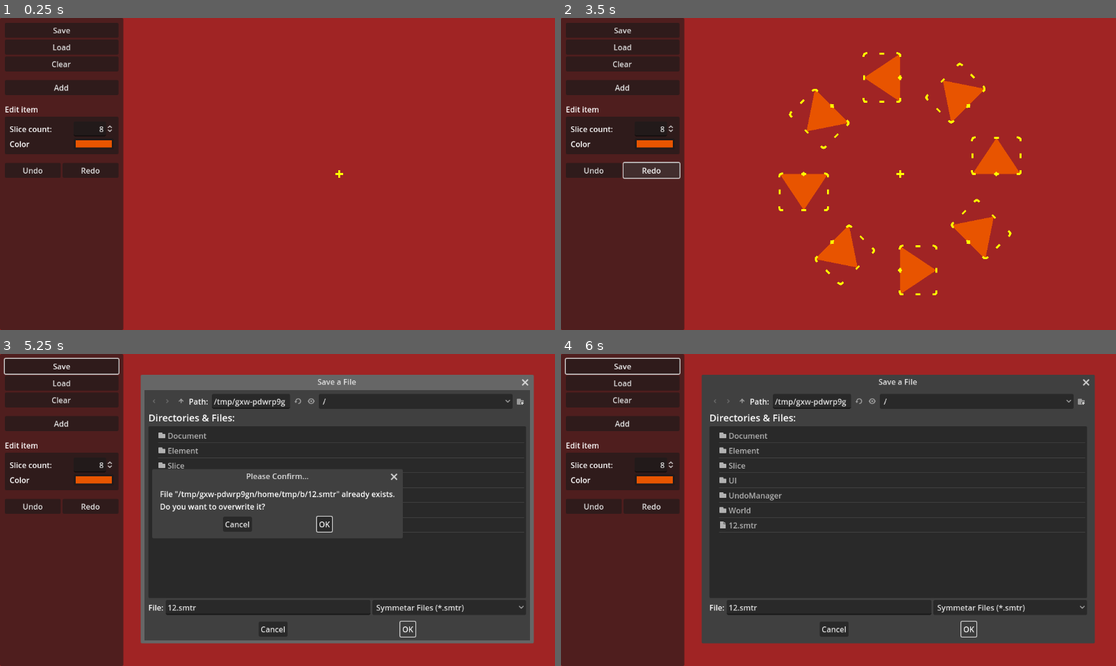
Above: before the commit, frames 1-4 (two rows, left to right).
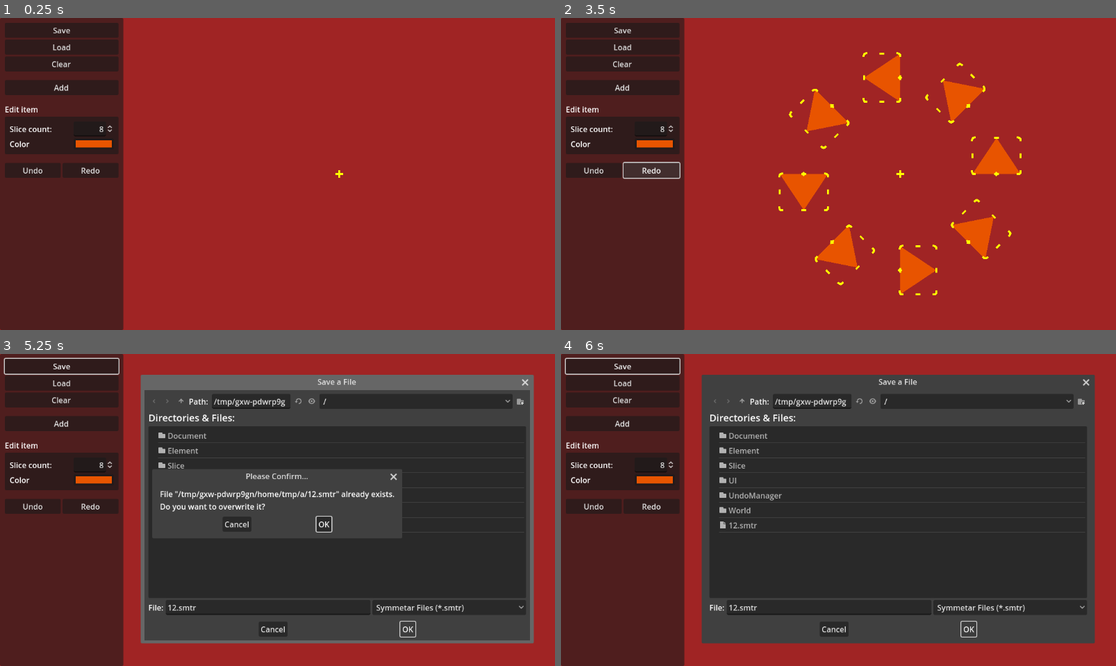
Above: after the commit, the same moments.

Repository: zoeesilcock/symmetar
Game: Godot game, scene res://Main.tscn
Two runs of this game, one before a commit and one after it. Both use one fixed random seed, a clock stepped at 60 frames per second and the inputs below.
Inputs (mouse positions are in pixels of both pictures, inside the frame that each line leads up to):
- Up to frame 1 (0.25 s): no input
- Up to frame 2 (3.5 s): click "Clear" at 0.5 s; click "Add" at 1.25 s; click "Undo" at 2 s; click "Redo" at 2.75 s
- Up to frame 3 (5.25 s): click "Save" at 3.5 s; click (266, 606) at 4.27 s; type "12" at 4.35 s; click "OK" at 5 s
- Up to frame 4 (6 s): click "OK" at 5.75 s

Frames 1-2 are identical in both runs. In frame 3, 0.4% of the frame differs, in the area x 40-72%, y 14-58%; in frame 4, less than 0.1%.

Commit message:
Allow scaling both axes at the same time by holding shift

Diff:
--- a/Slice/Slice.gd
+++ b/Slice/Slice.gd
@@ -55,6 +55,9 @@
 var initial_posisition : Vector2
 var initial_size : Vector2
 
+var last_scaling_world_position : Vector2
+var uniform_scaling : bool
+
 var view_to_world : Transform2D
 var original_color : Color
 var highlighted_color : Color
@@ -105,26 +108,50 @@
 
 func _unhandled_input(event : InputEvent) -> void:
 	if event is InputEventMouse:
-		var world_position : Vector2 = view_to_world * event.position
-		var cursor_in_slice : bool = _is_point_in_slice(world_position - position)
-		var any_slice_busy : bool = ui_state.any_slice_is_dragging || ui_state.any_slice_is_rotating
-
-		if event is InputEventMouseButton and event.button_index == MOUSE_BUTTON_LEFT:
-			# Dragging
-			if event.pressed and not any_slice_busy and cursor_in_slice:
-				viewport.set_input_as_handled()
-				_start_dragging(world_position)
-			elif not event.pressed and is_dragging:
-				viewport.set_input_as_handled()
-				_end_dragging()
-
-		if is_selected and event is InputEventMouseMotion:
-			if is_dragging:
-				viewport.set_input_as_handled()
-				_update_dragging(event)
-
-				if not slice_widgets.visible:
-					_show_selection()
+		_handle_mouse_input(event)
+
+	if event is InputEventKey and event.keycode == KEY_SHIFT:
+		_handle_shift_key(event)
+
+func _handle_mouse_input(event : InputEventMouse) -> void:
+	var world_position : Vector2 = view_to_world * event.position
+	var cursor_in_slice : bool = _is_point_in_slice(world_position - position)
+
+	if event is InputEventMouseButton and event.button_index == MOUSE_BUTTON_LEFT:
+		_handle_mouse_button(event, cursor_in_slice, world_position)
+
+	if event is InputEventMouseMotion:
+		_handle_mouse_motion(event, cursor_in_slice)
+
+func _handle_mouse_button(event : InputEventMouseButton, cursor_in_slice : bool, world_position : Vector2) -> void:
+	var any_slice_busy : bool = ui_state.any_slice_is_dragging || ui_state.any_slice_is_rotating
+
+	if event.pressed and not any_slice_busy and cursor_in_slice:
+		viewport.set_input_as_handled()
+		_start_dragging(world_position)
+	elif not event.pressed and is_dragging:
+		viewport.set_input_as_handled()
+		_end_dragging()
+
+func _handle_mouse_motion(event : InputEventMouseMotion, _cursor_in_slice : bool) -> void:
+	if is_selected and is_dragging:
+		viewport.set_input_as_handled()
+		_update_dragging(event)
+
+		if not slice_widgets.visible:
+			_show_selection()
+
+func _handle_shift_key(event : InputEventKey) -> void:
+	if not uniform_scaling and event.pressed:
+		uniform_scaling = true
+
+		if is_scaling:
+			_repeat_last_scaling()
+	elif uniform_scaling and not event.pressed:
+		uniform_scaling = false
+
+		if is_scaling:
+			_repeat_last_scaling()
 
 func _show_selection() -> void:
 	slice_widgets.show_widgets()
@@ -190,6 +217,7 @@
 	initial_scale = polygon.scale
 	initial_size = _get_rect().size
 	initial_posisition = polygon.position
+	last_scaling_world_position = world_position
 	is_scaling = true
 
 func _scaling_updated(_event : InputEvent, world_position : Vector2) -> void:
@@ -197,13 +225,23 @@
 	var distance : Vector2 = (pixel_distance / initial_size) * initial_scale
 
 	if scaling_direction == Vector2.LEFT or scaling_direction == Vector2.RIGHT:
+		if uniform_scaling:
+			distance.y = distance.x
+
 		polygon.scale = initial_scale + distance * 2
 	else:
+		if uniform_scaling:
+			distance.x = distance.y
+
 		polygon.scale = initial_scale + distance
 		polygon.position = initial_posisition + pixel_distance / 2 * Vector2.DOWN
 
 	_update_widget_positions()
 	scaling_changed.emit(slice_index)
+	last_scaling_world_position = world_position
+
+func _repeat_last_scaling() -> void:
+	_scaling_updated(null, last_scaling_world_position)
 
 func _scaling_ended(_event : InputEvent, _world_position : Vector2) -> void:
 	is_scaling = false
